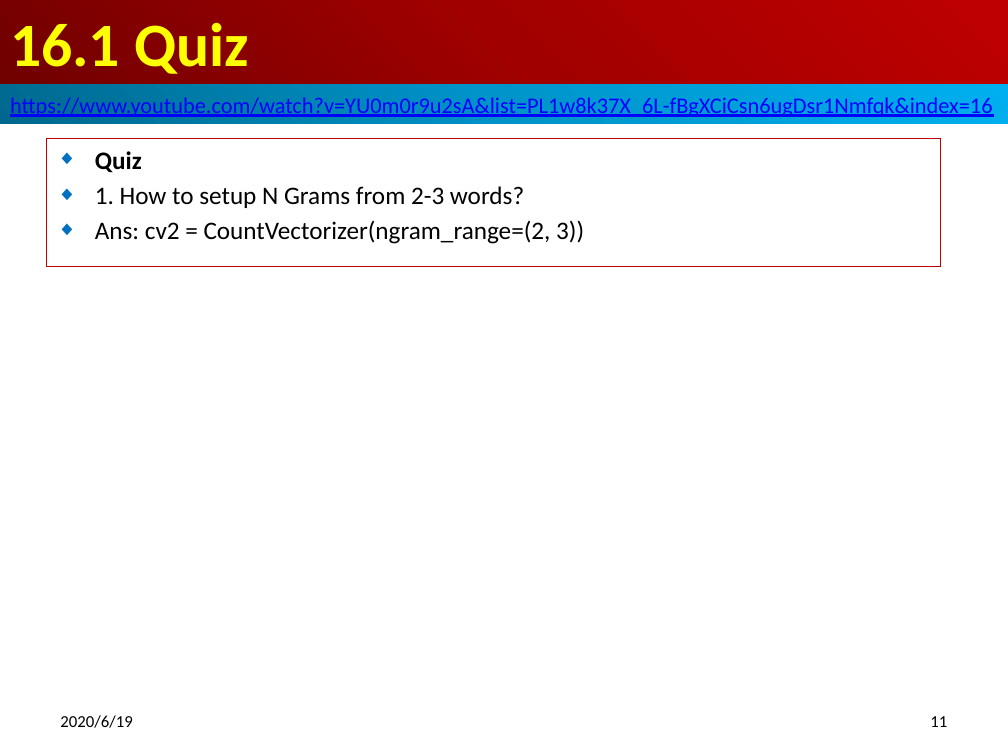
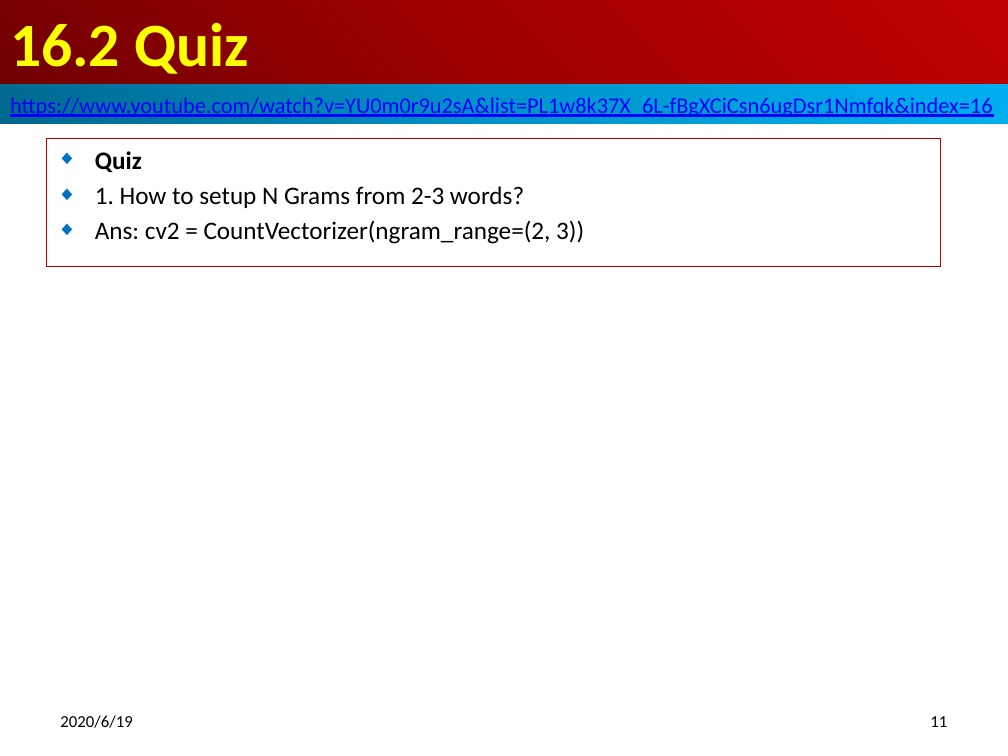
Before and after one commit to peterhchen/500_NLP_NLTK, a slide deck: slide 11 of 16_NGram.pptx. Drawn at 1008x756 pixels with LibreOffice and Linux fonts; fonts in the diff are those of the drawing. Boxes give left, top, right and bottom in pixels: in the first picture for what was removed or moved away, otherwise in the second. Text is boxed around its words. In the diff, an @@ line names an element or a change of style, - is before the commit and + after.

```diff
--- a/16_NGram.pptx
+++ b/16_NGram.pptx
@@ title at [10, 22, 249, 74]: text changed @@
-16.1 Quiz
+16.2 Quiz
```
Also in this commit, not shown: 1 other slide changed, 4 other files.
